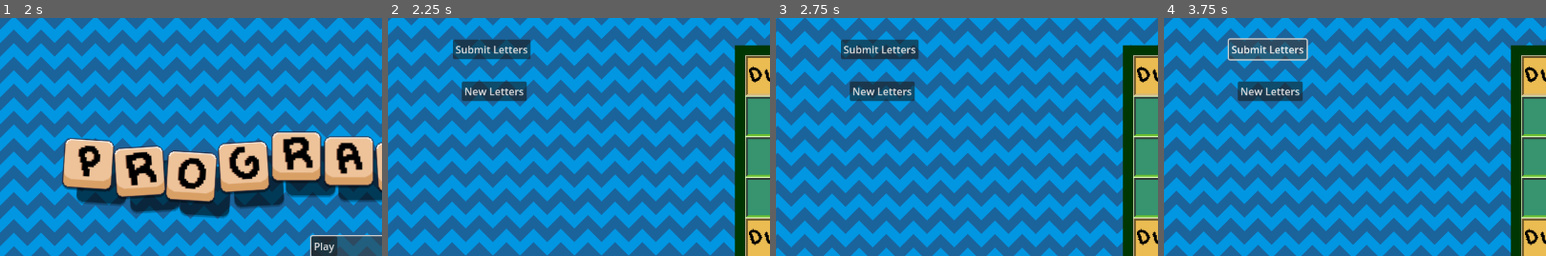
Above: before the commit, frames 1-4 (left to right).
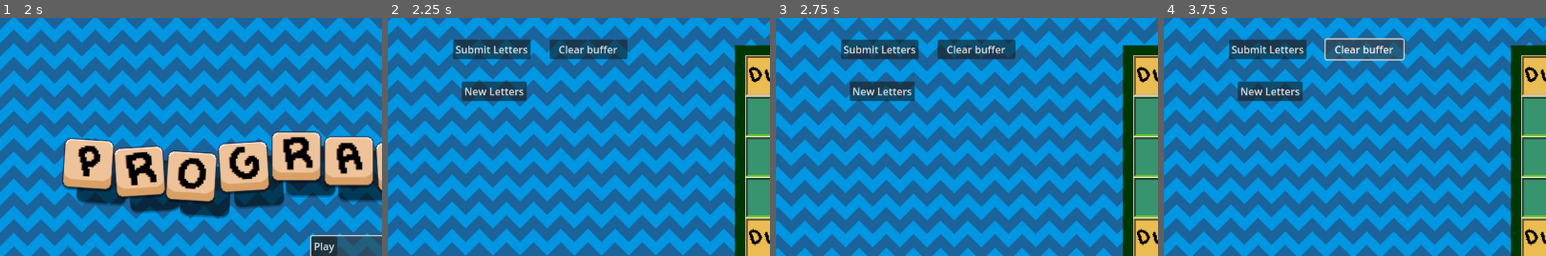
Above: after the commit, the same moments.

Repository: miscv32/programabble
Game: Godot game, scene res://scenes/screens/title.tscn
Same seed, same stepped clock (60 frames per second), same inputs: the game is played once before the commit and once after it.
Inputs:
- Up to frame 1 (2 s): click "Play" at 0.5 s; click "Play" at 1.25 s
- Up to frame 2 (2.25 s): click "Play" at 2 s
- Up to frame 3 (2.75 s): no input
- Up to frame 4 (3.75 s): click "Submit Letters" at 2.75 s; click "Submit Letters" (after the commit: "Clear buffer") at 3.5 s
The pictures show only the part of the screen within x 0-50%, y 0-50%; the shares and areas given below are measured in that part.

Frame 1 is identical in both runs. In frame 2, 1.7% of the frame differs, in the area x 42-63%, y 8-18%; in frame 3, 1.7%; in frame 4, 2.4%, in the area x 16-63%, y 8-18%.

Commit message:
right click 2 remove tile from buf, clear buffer button

Diff:
--- /dev/null
+++ b/scenes/screens/clear_buffer.gd
@@ -0,0 +1,20 @@
+extends Button
+
+
+# Called when the node enters the scene tree for the first time.
+func _ready() -> void:
+	pressed.connect(_button_pressed)
+
+
+# Called every frame. 'delta' is the elapsed time since the previous frame.
+func _process(delta: float) -> void:
+	pass
+
+func _button_pressed():
+	var board = get_tree().root.find_child("Board", true, false)
+	for index in range(board.board_buffer.size()):
+		if board.board_buffer[index] != null:
+			var tile = board.board_buffer[index]
+
+			board.remove(board.get_grid_coords(tile.global_position))
+			tile.global_position = tile.originalPos
--- a/scenes/screens/game.tscn
+++ b/scenes/screens/game.tscn
@@ -1,10 +1,11 @@
-[gd_scene load_steps=6 format=3 uid="uid://denn6v11lu3r3"]
+[gd_scene load_steps=7 format=3 uid="uid://denn6v11lu3r3"]
 
 [ext_resource type="PackedScene" uid="uid://dey4xkd5f25up" path="res://scenes/components/background.tscn" id="1_fc0e3"]
+[ext_resource type="Script" uid="uid://dq4nytd2f6g7b" path="res://scenes/screens/clear_buffer.gd" id="4_4ji0l"]
 [ext_resource type="Script" uid="uid://y8cxqwpoeely" path="res://scenes/screens/submitLetters.gd" id="4_o78e0"]
 [ext_resource type="Script" uid="uid://bb7s3kgmwkvdq" path="res://scripts/parser.gd" id="5_4ji0l"]
 [ext_resource type="PackedScene" uid="uid://brrw5ioyllgfc" path="res://scenes/components/board.tscn" id="5_7jktm"]
-[ext_resource type="Script" uid="uid://cdif0r5d33u02" path="res://scripts/new_letters.gd" id="5_ln6eb"]
+[ext_resource type="Script" path="res://scripts/new_letters.gd" id="5_ln6eb"]
 
 [node name="Game" type="Node2D"]
 
@@ -22,6 +23,15 @@
 "
 script = ExtResource("4_o78e0")
 
+[node name="Clear buffer" type="Button" parent="."]
+offset_left = 254.0
+offset_top = 34.0
+offset_right = 376.0
+offset_bottom = 65.0
+text = "Clear buffer
+"
+script = ExtResource("4_4ji0l")
+
 [node name="Parser" type="Node2D" parent="."]
 script = ExtResource("5_4ji0l")
 
--- a/scripts/tile.gd
+++ b/scripts/tile.gd
@@ -22,25 +22,33 @@
 
 func _input_event(_viewport, event, _shape_idx):
 	# Detect Mouse Down
-	if (selectable == false): return
-	if event is InputEventMouseButton and event.button_index == MOUSE_BUTTON_LEFT:
 
-		if event.pressed:
-			prevPos = global_position
-			dragging = true
-			z_index += 20
-			visual.position -= Vector2(10, 10)
-			# Makes sure that no more tiles below get dragged
-			shadow.visible = true
-		else:
-			if (dragging == false): return
-			dragging = false
-			shadow.visible = false
-			z_index -= 20
-			visual.position += Vector2(10, 10)
-			if (not snap_to_grid()):
-				global_position = prevPos
+	if event is InputEventMouseButton:
+		if (selectable == false): return
+		if event.button_index == MOUSE_BUTTON_LEFT:
+			if event.pressed:
+				prevPos = global_position
+				dragging = true
+				z_index += 20
+				visual.position -= Vector2(10, 10)
+				# Makes sure that no more tiles below get dragged
+				shadow.visible = true
+			else:
+				if (dragging == false): return
+				dragging = false
+				shadow.visible = false
+				z_index -= 20
+				visual.position += Vector2(10, 10)
+				if (not snap_to_grid()):
+					global_position = prevPos
+		if event.button_index == MOUSE_BUTTON_RIGHT and not event.pressed:
+			print("waow")
+			var board = get_tree().root.find_child("Board", true, false)
+			var mouse_pos = get_global_mouse_position()
+			board.remove(board.get_grid_coords(mouse_pos))
+			global_position = originalPos
 		get_viewport().set_input_as_handled()
+
 
 func _ready():
 	prevPos = global_position
@@ -74,6 +82,8 @@
 
 		return true
 	return false
+func remove_from_grid():
+	pass
 
 func rescale_text():
 	var label = get_node_or_null("BlockBg/Label")
Not shown, added: scenes/screens/clear_buffer.gd.uid
